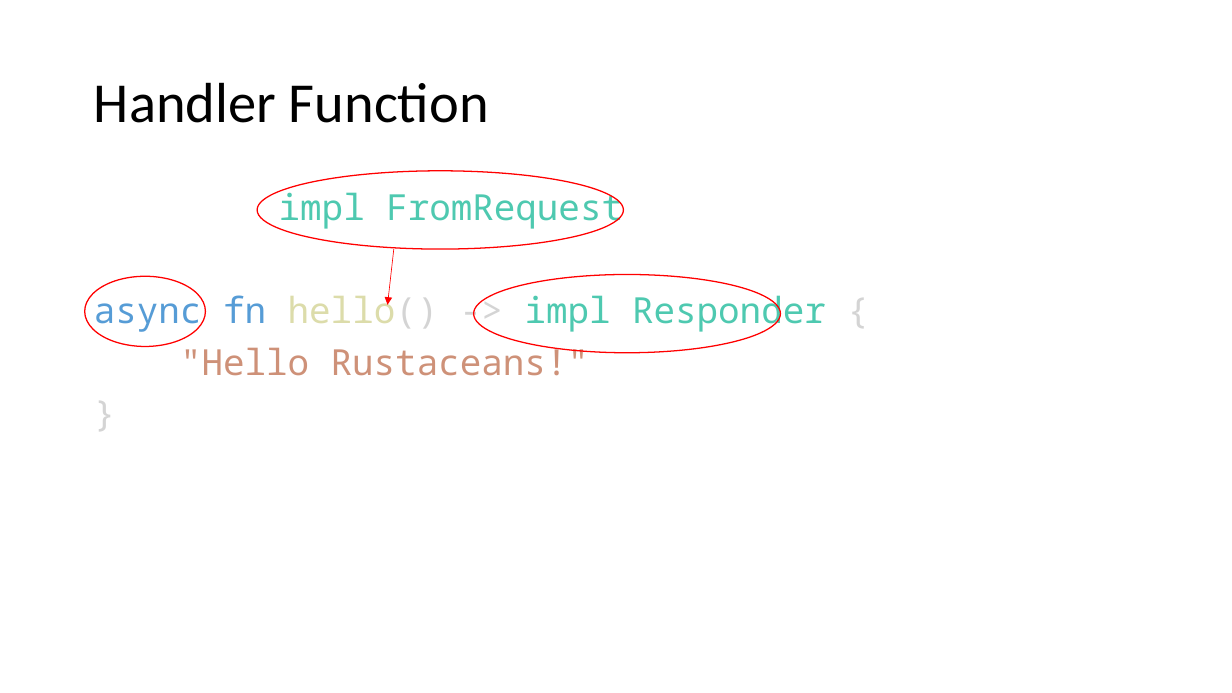
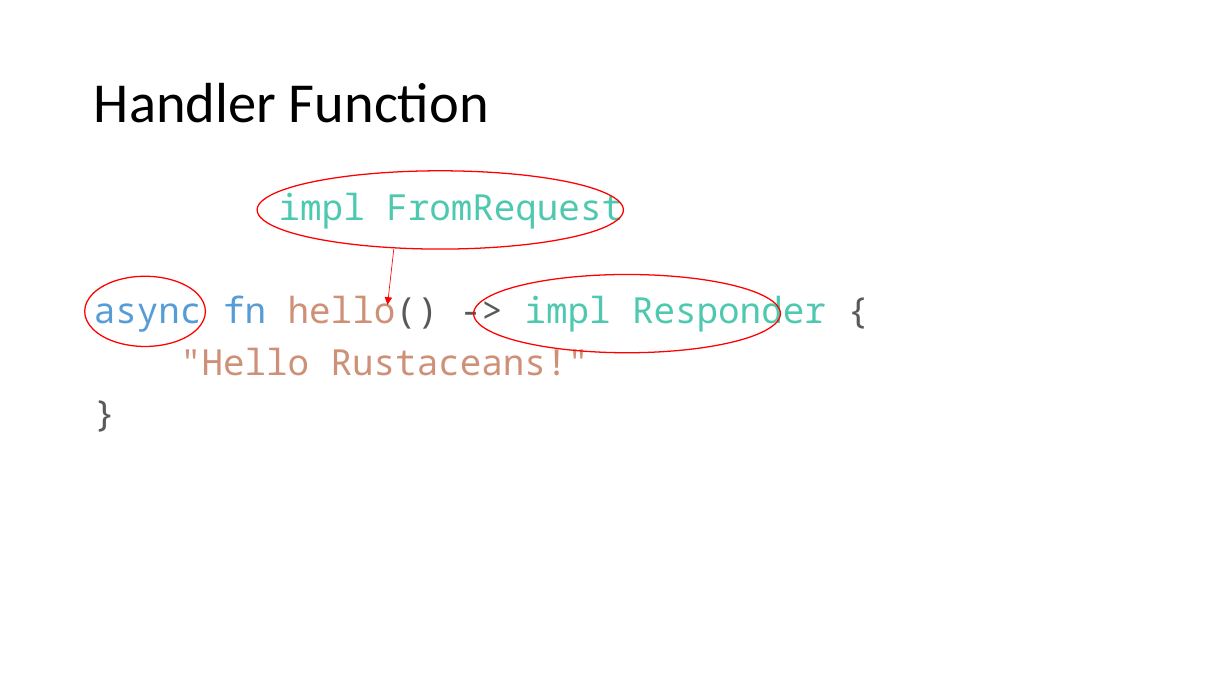
Before and after one commit to floscodes/actix_talk, a slide deck: slide 6 of Pres.pptx. Drawn at 1232x693 pixels with LibreOffice and Linux fonts; fonts in the diff are those of the drawing. Boxes give left, top, right and bottom in pixels: in the first picture for what was removed or moved away, otherwise in the second. Text is boxed around its words. In the diff, an @@ line names an element or a change of style, - is before the commit and + after.

```diff
--- a/Pres.pptx
+++ b/Pres.pptx
@@ text at <box>94,289,826,333</box>: text colour #DCDCAA to #CE9178 in "hello()"; text colour #D4D4D4 to #595959 in "hello() -> {", "}" @@
```
Also in this commit, not shown: 10 other slides changed, 1 other file.
